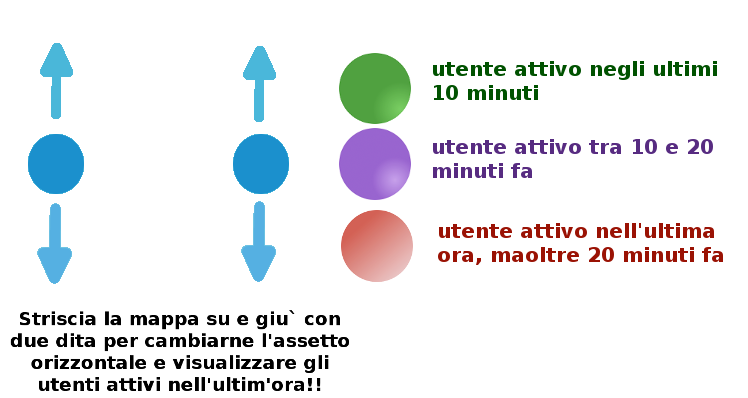
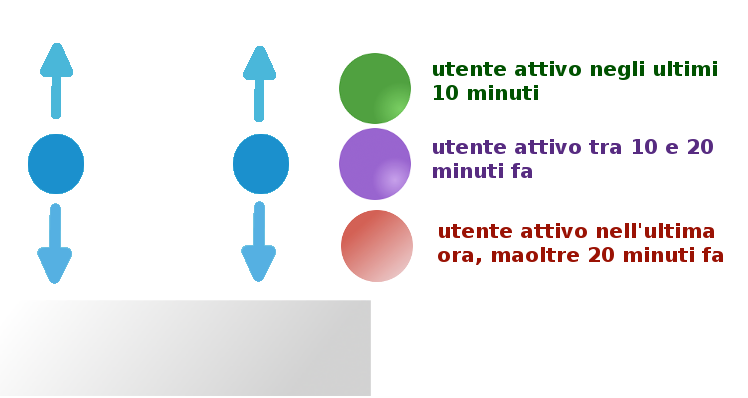
Two versions of the same layered image (748 x 398). Layer-by-layer changes:
added layer "Transformación" above "Arrow #4" over [0, 300, 371, 396]
